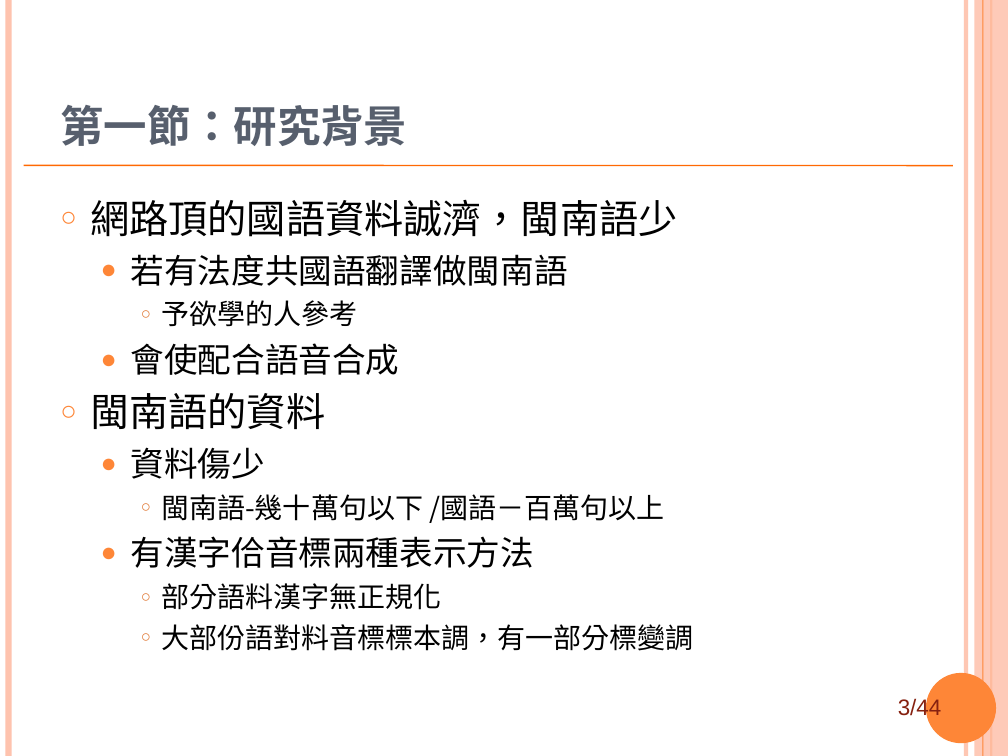
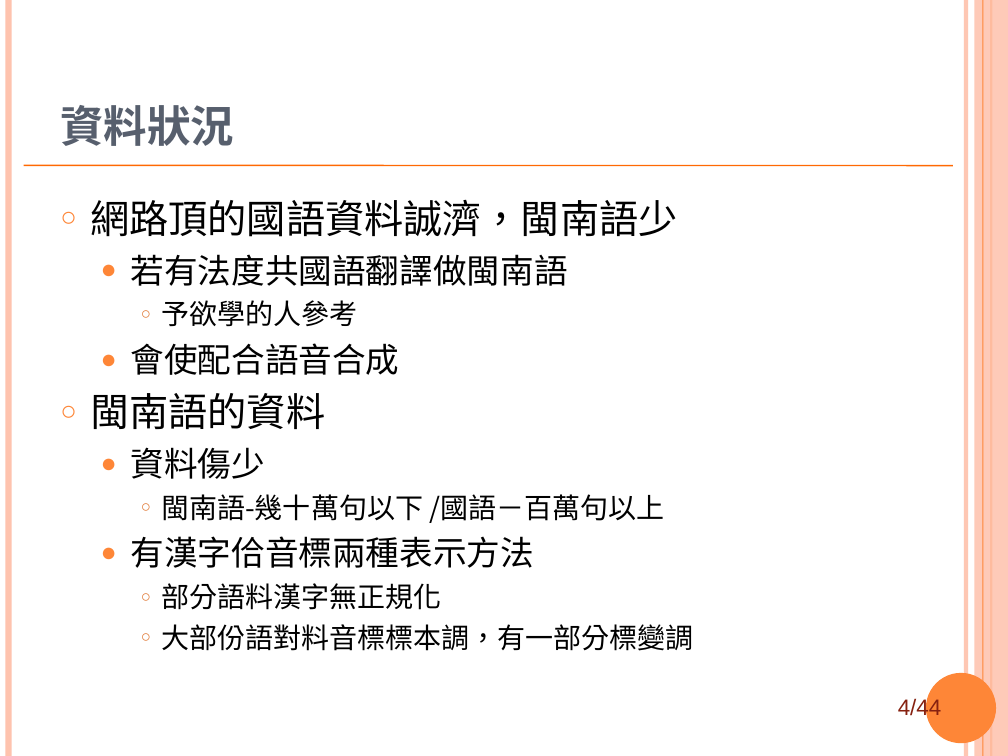
Before and after one commit to sih4sing5hong5/po3-ko3_tau5-iann2-phinn3, a slide deck: slide 4 of 翻譯報告.ppt (slide 3 before the commit). Drawn at 1008x756 pixels with LibreOffice and Linux fonts; fonts in the diff are those of the drawing; background and template pictures are left out. Boxes give left, top, right and bottom in pixels: in the first picture for what was removed or moved away, otherwise in the second. Text is boxed around its words. In the diff, an @@ line names an element or a change of style, - is before the commit and + after.

```diff
--- a/翻譯報告.ppt
+++ b/翻譯報告.ppt
@@ title at (60, 105, 234, 146): text changed @@
-第一節：研究背景
+資料狀況
@@ page number at (898, 697, 941, 720): text changed @@
-3/44
+4/44
```
Also in this commit, not shown: 2 other slides changed, 4 slides added, 3 slides removed.
